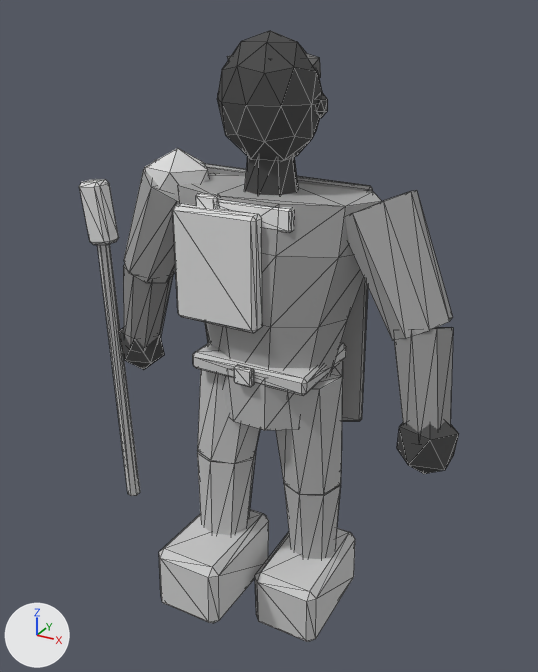
A saved change to the glTF model assets/exports/npc/npc_raider_passing_r_v01.glb.
Both versions are drawn from a camera (50 mm lens) standing at (1.081, -1.983, 2.082) and looking at (-0.006, -0.005, 1.094). The lights are fixed; the arrows at lower left show +X, +Y and +Z. The older version comes first. Mesh edges are drawn as thin lines. Vertices at exactly the same position are counted once.

The first picture shows 'GEO_npc_raider_passing_r_v01'.
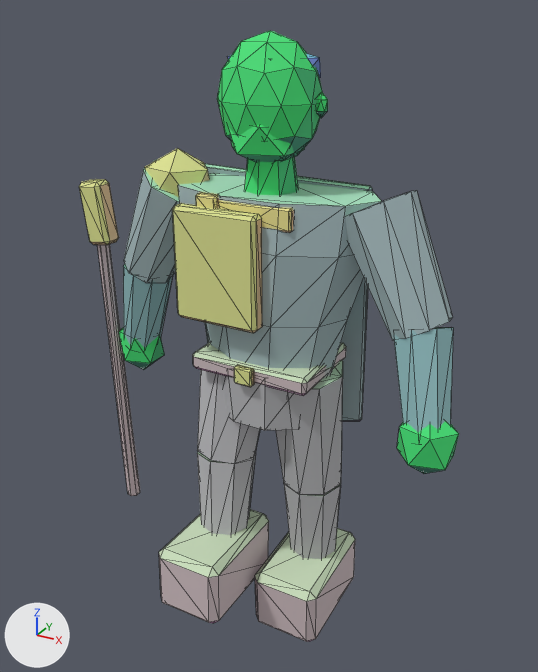
Pixel boxes (x1, y1, x2, y2) of what changed, in the pictures (538 x 672 px):
```json
{"part": 1, "of": "me_geo_npc_raider_passing_r_v01", "change": "added", "after": [229, 125, 304, 162], "on screen": "green"}
{"part": 2, "of": "me_geo_npc_raider_passing_r_v01", "change": "recoloured", "before": [79, 30, 459, 641], "after": [79, 30, 459, 641]}
```

Scene script edits in JSON lines:
```json
{"block": "me_geo_npc_raider_passing_r_v01", "where": "# used by ob_geo_npc_raider_passing_r_v01; location = (0.0, 0.0, 0.0)"}
{"op": "remove", "block": "me_geo_npc_raider_passing_r_v01", "code": "me_geo_npc_raider_passing_r_v01.from_pydata(...)  # 552 vertices, 992 faces; spans x -0.73..0.68, y -0.38..0.26, z -0.01..2.03"}
{"op": "add", "block": "me_geo_npc_raider_passing_r_v01", "code": "me_geo_npc_raider_passing_r_v01.from_pydata(...)  # 564 vertices, 1012 faces; spans x -0.73..0.68, y -0.38..0.26, z -0.01..2.03"}
{"block": "me_geo_npc_raider_passing_r_v01", "change": "me_geo_npc_raider_passing_r_v01 part 1: a new loose piece, an icosphere of 20 faces spanning x -0.12..0.12, y -0.14..0.07, z 1.65..1.83, in mat_mat_npc_indexed"}
{"block": "me_geo_npc_raider_passing_r_v01", "change": "me_geo_npc_raider_passing_r_v01 part 2: 992 kept faces spanning x -0.73..0.68, y -0.38..0.26, z -0.01..2.03 get new vertex colours"}
```
